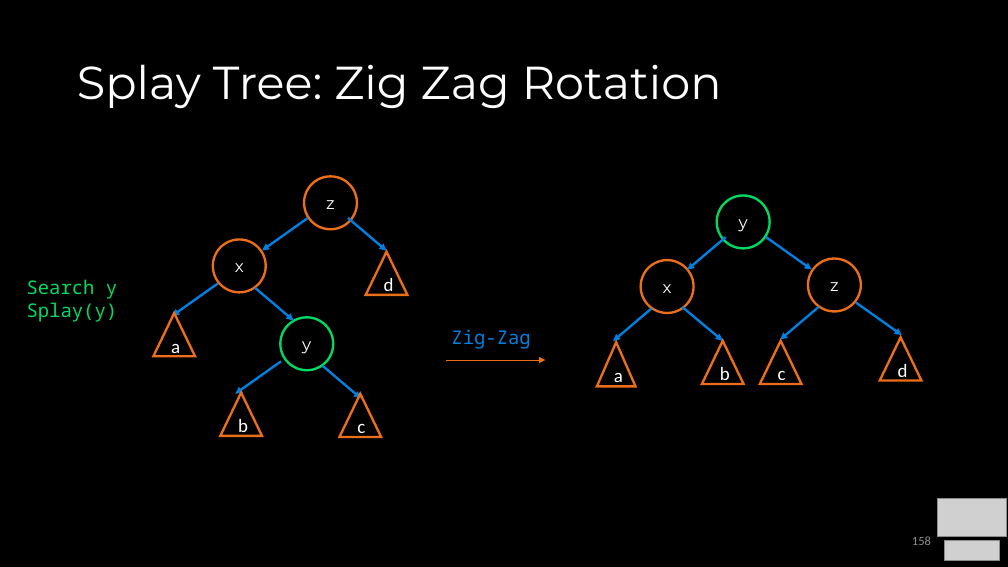
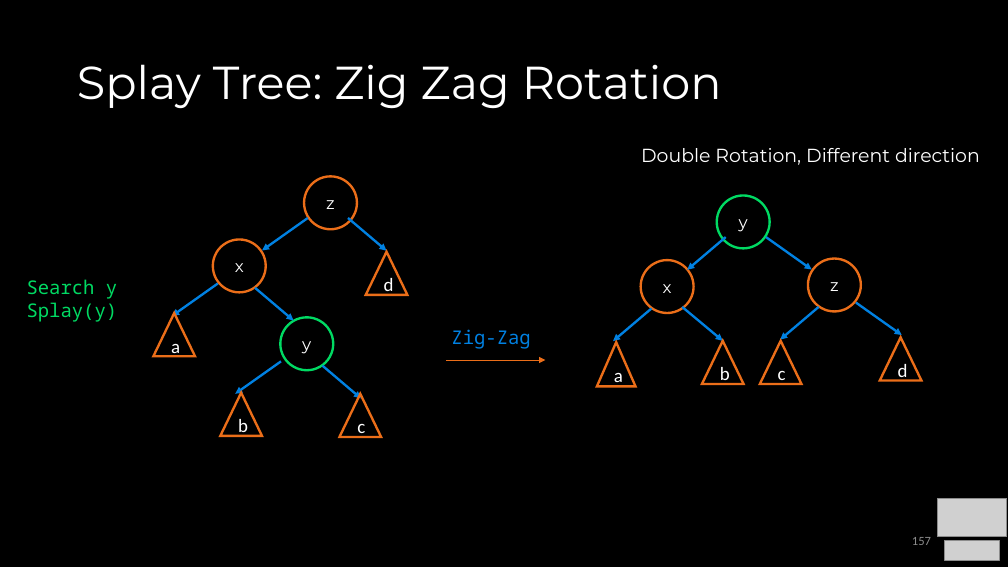
Before and after one commit to COP3530/Instructional-Content, a slide deck: slide 157 of Slides/Slides-PPT/4 - Balanced Trees.pptx (slide 158 before the commit). Drawn at 1008x567 pixels with LibreOffice and Linux fonts; fonts in the diff are those of the drawing; grey boxes stand for pictures. Boxes give left, top, right and bottom in pixels: in the first picture for what was removed or moved away, otherwise in the second. Text is boxed around its words. In the diff, an @@ line names an element or a change of style, - is before the commit and + after.

```diff
--- a/Slides/Slides-PPT/4 - Balanced Trees.pptx
+++ b/Slides/Slides-PPT/4 - Balanced Trees.pptx
@@ text added at (641,148,980,165), 18 pt, text #FFFFFF @@
+Double Rotation, Different direction
@@ page number at (912,537,931,545): text changed @@
-158
+157
```
Also in this commit, not shown: 18 other slides changed, 1 slide removed, 1 other file.
